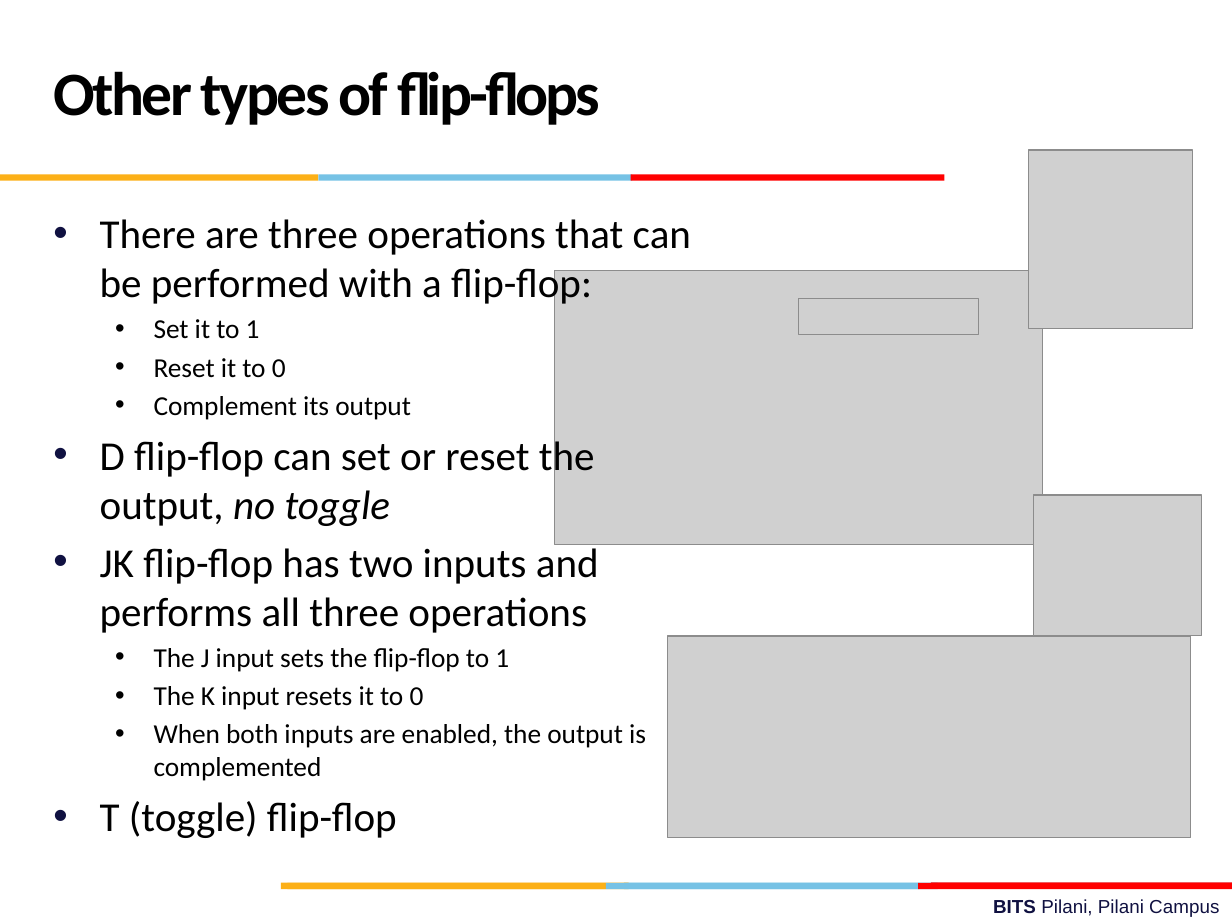
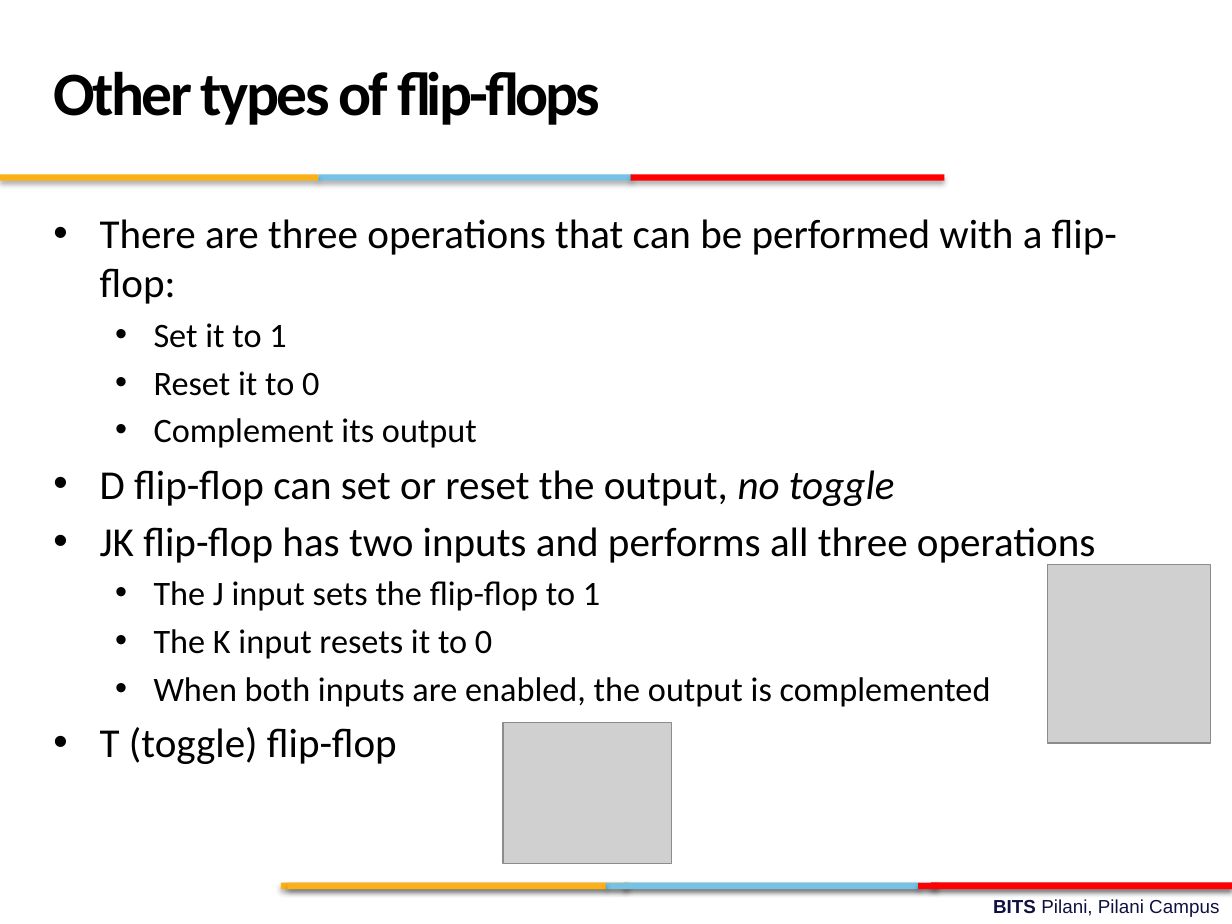
Before and after one commit to gsaurabhr-teaching/f215-2026, a slide deck: slide 11 of Lec-17.pptx (slide 12 before the commit). Drawn at 1232x924 pixels with LibreOffice and Linux fonts; fonts in the diff are those of the drawing; grey boxes stand for pictures; background and template pictures are left out. Boxes give left, top, right and bottom in pixels: in the first picture for what was removed or moved away, otherwise in the second. Text is boxed around its words. In the diff, an @@ line names an element or a change of style, - is before the commit and + after.

Commit message:
updated lec-17

```diff
--- a/Lec-17.pptx
+++ b/Lec-17.pptx
@@ shadow on in 9 elements at [623, 882, 938, 888], [931, 882, 1232, 888], [281, 882, 628, 888], [606, 883, 920, 890], [287, 883, 605, 890], [918, 883, 1232, 890], [318, 175, 632, 181], [0, 175, 318, 181], [631, 175, 945, 181] @@
@@ text "There are three operations that ..." at [100, 219, 1117, 764]: size 16 to 20 pt in "Set it to 1", "Reset it to 0", "Complement its output", "The J input sets the flip-flop to ..." and 2 more places @@
@@ picture removed at [554, 271, 1042, 546] @@
@@ picture removed at [798, 298, 978, 334] @@
@@ picture: place and size @@
-picture at [1029, 150, 1193, 329]
+picture at [1047, 564, 1211, 743]
@@ picture removed at [668, 636, 1191, 838] @@
@@ picture: place and size @@
-picture at [1034, 495, 1202, 636]
+picture at [503, 723, 671, 864]
```
Also in this commit, not shown: 19 other slides changed, 2 slides added, 1 slide removed.
